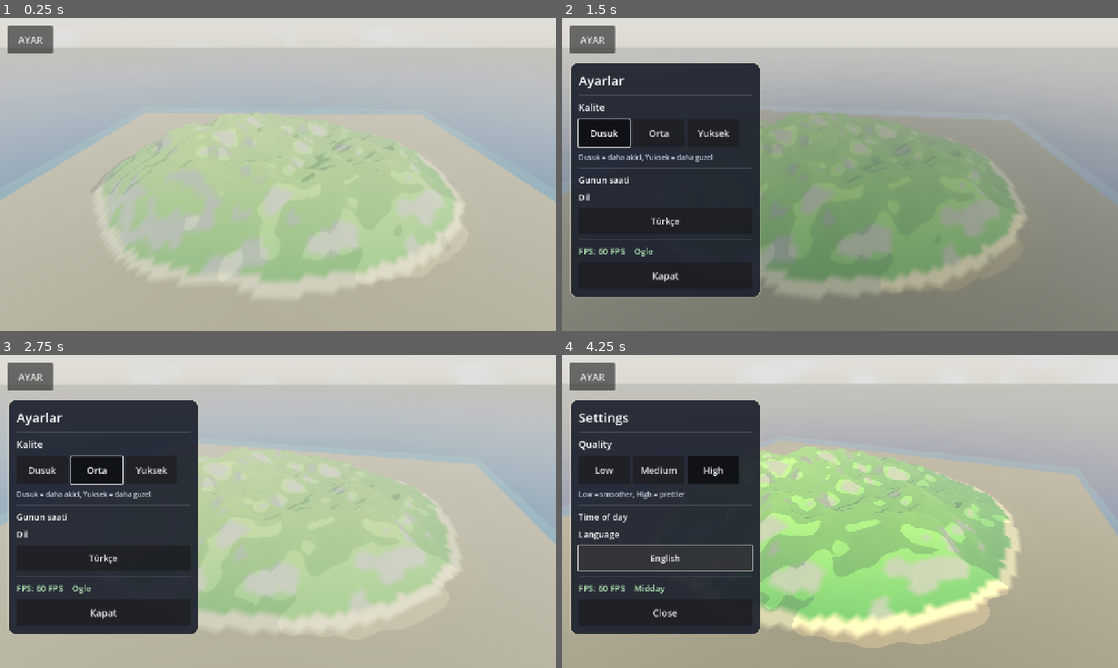
Above: before the commit, frames 1-4 (two rows, left to right).
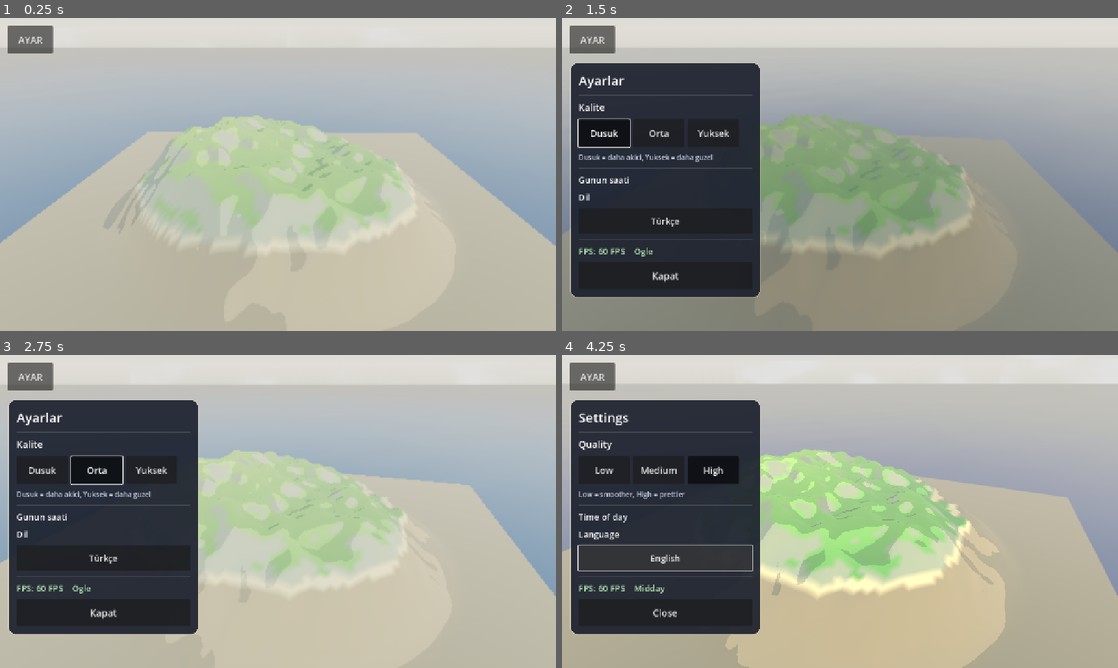
Above: after the commit, the same moments.

Repository: eraslan19j/game
Game: Godot game, scene res://scenes/world/world.tscn
Same seed, same stepped clock (60 frames per second), same inputs: the game is played once before the commit and once after it.
Inputs:
- Up to frame 1 (0.25 s): no input
- Up to frame 2 (1.5 s): click "AYAR" at 0.5 s; click "Dusuk" at 1.25 s
- Up to frame 3 (2.75 s): click "Orta" at 2 s
- Up to frame 4 (4.25 s): click "Yuksek" at 2.75 s; click "Türkçe" at 3.5 s

The runs differ from the first frame. In frame 1, 16% of the frame differs, in the area x 0-100%, y 30-85%; in frame 2, 8.5%; in frame 3, 11%; in frame 4, 23%, in the area x 0-100%, y 29-100%.

Commit message:
Arazi/su: kiyidan sonra derin su, daha doygun ve opak sig su, siki kiyi gecisi
Co-authored-by: arena-agent <297053741+arena-agent@users.noreply.github.com>

Diff:
--- a/scripts/world/terrain.gd
+++ b/scripts/world/terrain.gd
@@ -9,10 +9,10 @@
 
 @export var world_size: float = 200.0
 @export var grid_cells: int = 128
-@export var island_radius: float = 78.0
+@export var island_radius: float = 74.0
 @export var sea_level: float = 0.0
-@export var base_height: float = 14.0
-@export var hill_amplitude: float = 9.0
+@export var base_height: float = 13.0
+@export var hill_amplitude: float = 11.0
 @export var detail_amplitude: float = 3.0
 @export var noise_seed: int = 20261108
 @export var toon_material: Material = null
@@ -80,8 +80,8 @@
 	var big := _noise_big.get_noise_2d(x, z)
 	var small := _noise_small.get_noise_2d(x, z)
 	var h := falloff * (base_height + big * hill_amplitude + small * detail_amplitude)
-	# Kiyida deniz seviyesinin altina yumusak iniş.
-	h += (falloff - 1.0) * 4.0
+	# Kiyidan sonra hizli derinlesme: sig sahanligi yerine gercek derin su.
+	h += (falloff - 1.0) * 18.0
 	return h + sea_level
 
 
--- a/shaders/water.gdshader
+++ b/shaders/water.gdshader
@@ -8,10 +8,10 @@
 uniform float height_max = 45.0;
 uniform float wave_speed = 1.0;
 uniform float wave_strength = 1.0;
-uniform vec4 shallow_color : source_color = vec4(0.36, 0.79, 0.79, 1.0);
+uniform vec4 shallow_color : source_color = vec4(0.24, 0.72, 0.72, 1.0);
 uniform vec4 deep_color : source_color = vec4(0.05, 0.30, 0.47, 1.0);
 uniform vec4 foam_color : source_color = vec4(0.95, 0.99, 0.99, 1.0);
-uniform float alpha_shallow = 0.42;
+uniform float alpha_shallow = 0.62;
 uniform float alpha_deep = 0.96;
 
 varying vec3 world_pos;
@@ -52,7 +52,7 @@
 	// Su derinligi (0 = kiyi, buyuk = derin).
 	float depth = clamp(world_pos.y - th, 0.0, 60.0);
 
-	float deep_mix = smoothstep(0.4, 6.0, depth);
+	float deep_mix = smoothstep(0.5, 4.0, depth);
 	vec3 col = mix(shallow_color.rgb, deep_color.rgb, deep_mix);
 
 	// Kiyida ince beyaz kopuk bandi (genis alanlari kaplamasin).
Binary file changed: ci_screenshot_preview.png
